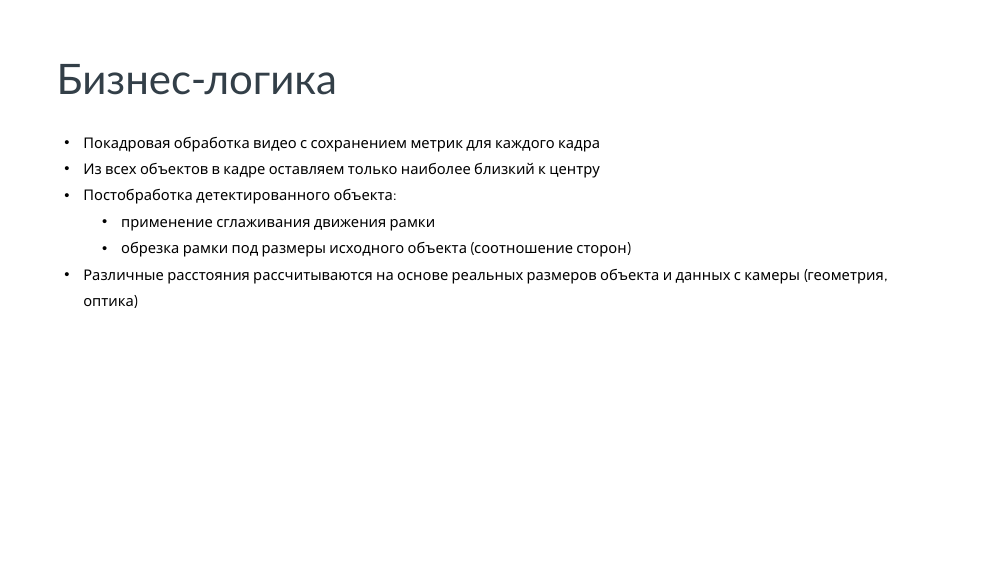
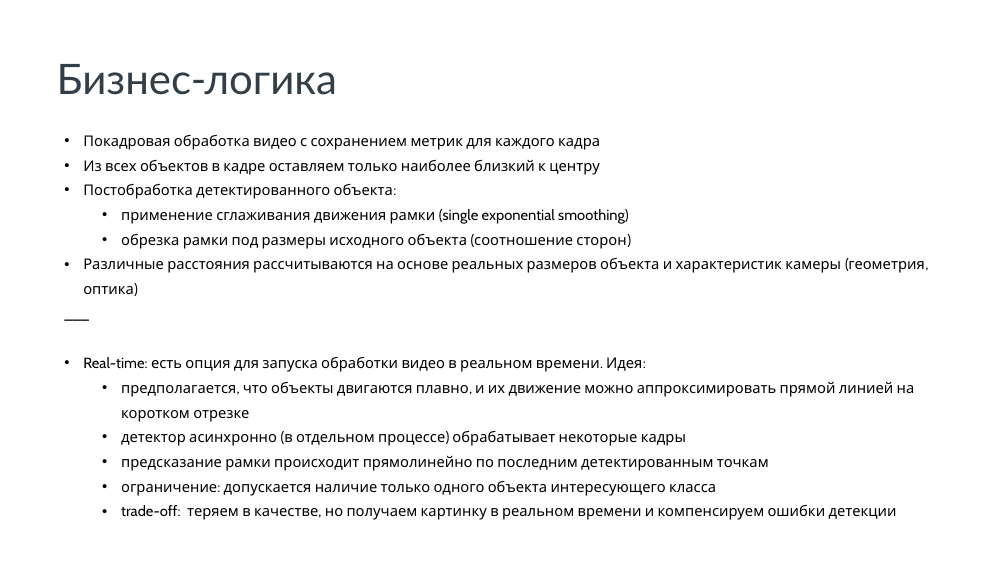
Before and after one commit to alexj-smolin/ds-school-project, a slide deck: slide 4 of references/Презентация проекта.pptx. Drawn at 1008x567 pixels with LibreOffice and Linux fonts; fonts in the diff are those of the drawing; background and template pictures are left out. Boxes give left, top, right and bottom in pixels: in the first picture for what was removed or moved away, otherwise in the second. Text is boxed around its words. In the diff, an @@ line names an element or a change of style, - is before the commit and + after.

Commit message:
real-time processing with predictions

```diff
--- a/references/Презентация проекта.pptx
+++ b/references/Презентация проекта.pptx
@@ text at [83, 135, 626, 249]: line spacing 1.5 to 1.4 @@
@@ text at [121, 209, 629, 224]: text changed @@
-    • применение сглаживания движения рамки
+    • применение сглаживания движения рамки (single exponential smoothing)
@@ text at [83, 258, 924, 520]: text changed @@
-• Различные расстояния рассчитываются на основе реальных размеров объекта и данных с камеры (геометрия, оптика)
+• Различные расстояния рассчитываются на основе реальных размеров объекта и характеристик камеры (геометрия, оптика)
+___
+• Real-time: есть опция для запуска обработки видео в реальном времени. Идея:
+  • предполагается, что объекты двигаются плавно, и их движение можно аппроксимировать прямой линией на коротком отрезке
+  • детектор асинхронно (в отдельном процессе) обрабатывает некоторые кадры
+  • предсказание рамки происходит прямолинейно по последним детектированным точкам
+  • ограничение: допускается наличие только одного объекта интересующего класса
+  • trade-off: теряем в качестве, но получаем картинку в реальном времени и компенсируем ошибки детекции
```
Also in this commit, not shown: 6 other slides changed, 13 other files.
